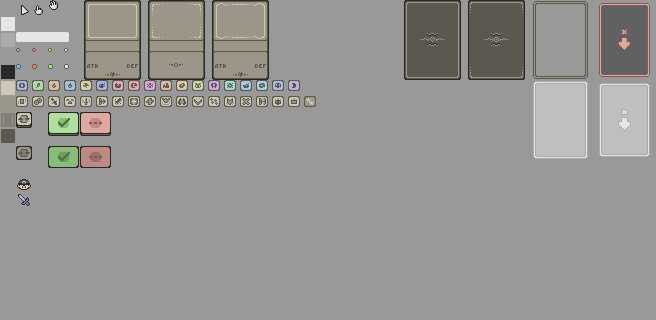
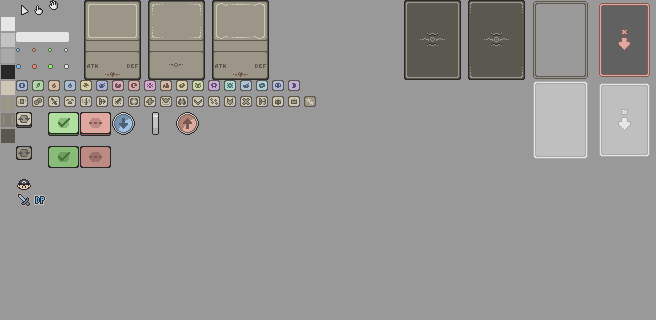
Layered file, before and after one edit (656px x 320px). Changes by layer:
painted on "main" (2nd of 2, in "main") over <box>1,33,199,205</box>
painted on "fill (50%)" over <box>1,33,199,205</box>
